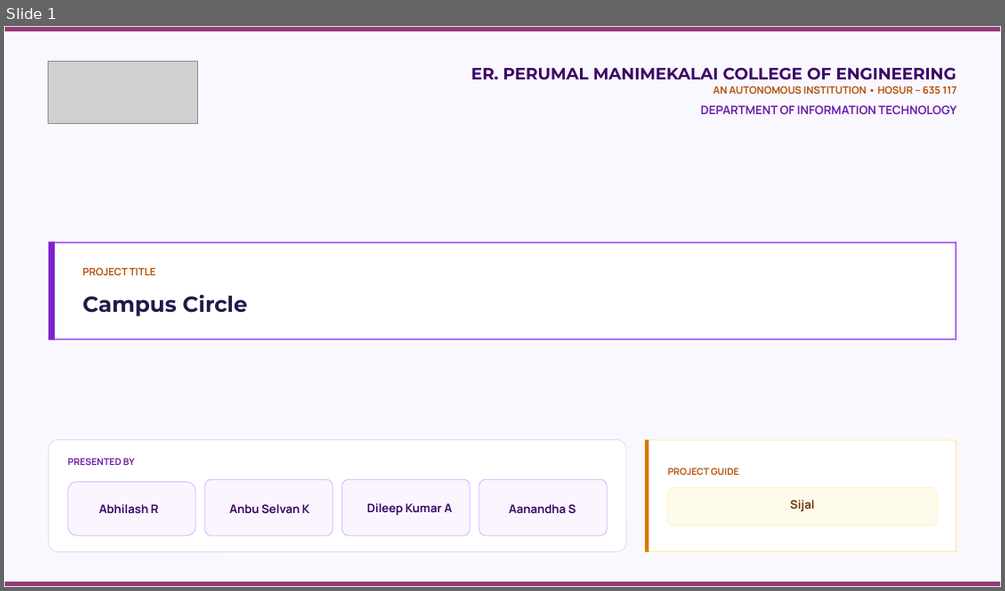
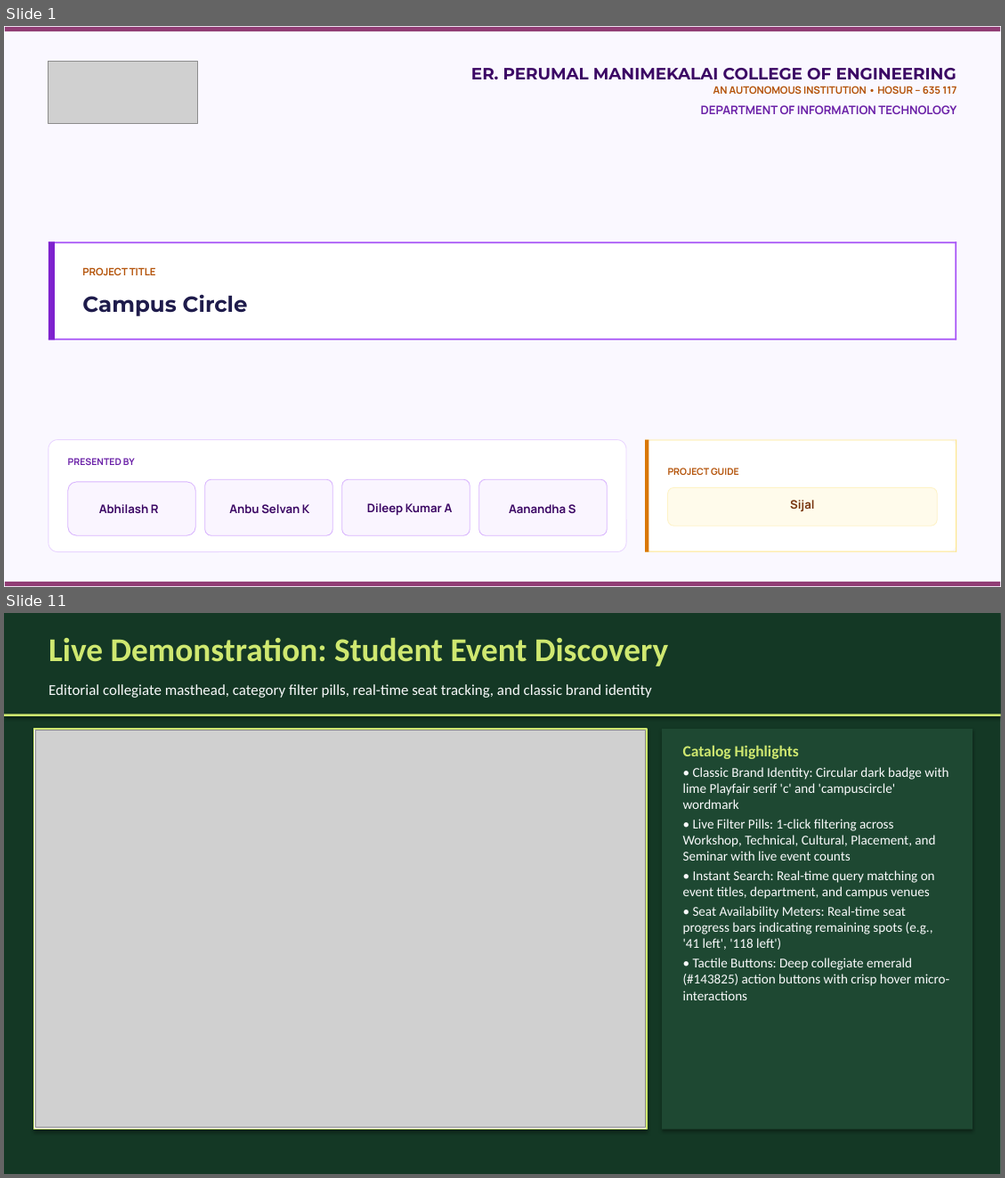
Before and after one commit to Abhi7Prajapathi/Events, a slide deck: CampusCircle_Presentation.pptx. Shown one above the other, each under a label of ours: slide 1 before the commit, slides 1 and 11 after it; the slides between them are not shown. The pictures are 1005x591 and 1005x1178 pixels, drawn with LibreOffice and Linux fonts; fonts in the diff are those of the drawing; grey boxes stand for pictures; background and template pictures are left out. Boxes give left, top, right and bottom in pixels: in the first picture for what was removed or moved away, otherwise in the second. Text is boxed around its words. In the diff, an @@ line names an element or a change of style, - is before the commit and + after.

Commit message:
docs: 16-slide presentation deck with core code snippets, screenshots, problem, solution, and architecture

```diff
--- a/CampusCircle_Presentation.pptx
+++ b/CampusCircle_Presentation.pptx
@@ slide 11 added at [4,613,1001,1174], background #FFFFFF @@
@@ rectangle added at [4,613,1001,1174], fill #143825 @@
@@ rectangle added at [4,613,1001,714], fill #143825 @@
@@ text added at [48,638,668,666], 32 pt, text #CFE870, bold @@
+Live Demonstration: Student Event Discovery
@@ text added at [48,684,652,698], 14.5 pt, text #F8F9FA @@
+Editorial collegiate masthead, category filter pills, real-time seat tracking, and classic brand identity
@@ rectangle added at [4,714,1001,716], fill #CFE870 @@
@@ rectangle added at [34,729,647,1129], fill #FFFFFF, outline #CFE870 1.5 pt @@
@@ picture added at [35,730,646,1127] @@
@@ rectangle added at [662,729,972,1129], fill #1E4832 @@
@@ text added at [683,745,950,1000], 13 pt, text #F8F9FA @@
+Catalog Highlights
+• Classic Brand Identity: Circular dark badge with lime Playfair serif 'c' and 'campuscircle' wordmark
+• Live Filter Pills: 1-click filtering across Workshop, Technical, Cultural, Placement, and Seminar with live event counts
+• Instant Search: Real-time query matching on event titles, department, and campus venues
+• Seat Availability Meters: Real-time seat progress bars indicating remaining spots (e.g., '41 left', '118 left')
+• Tactile Buttons: Deep collegiate emerald (#143825) action buttons with crisp hover micro-interactions
```
Also in this commit, not shown: 4 slides changed, 10 other slides added, 7 slides removed, 3 other files.
